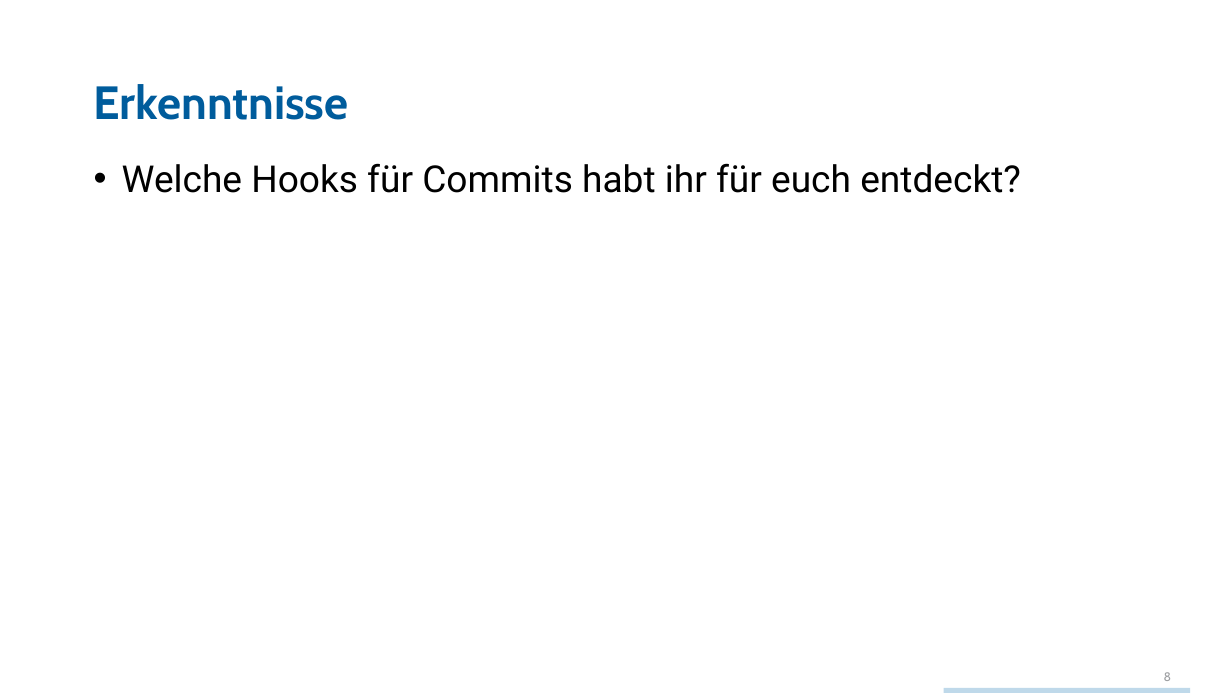
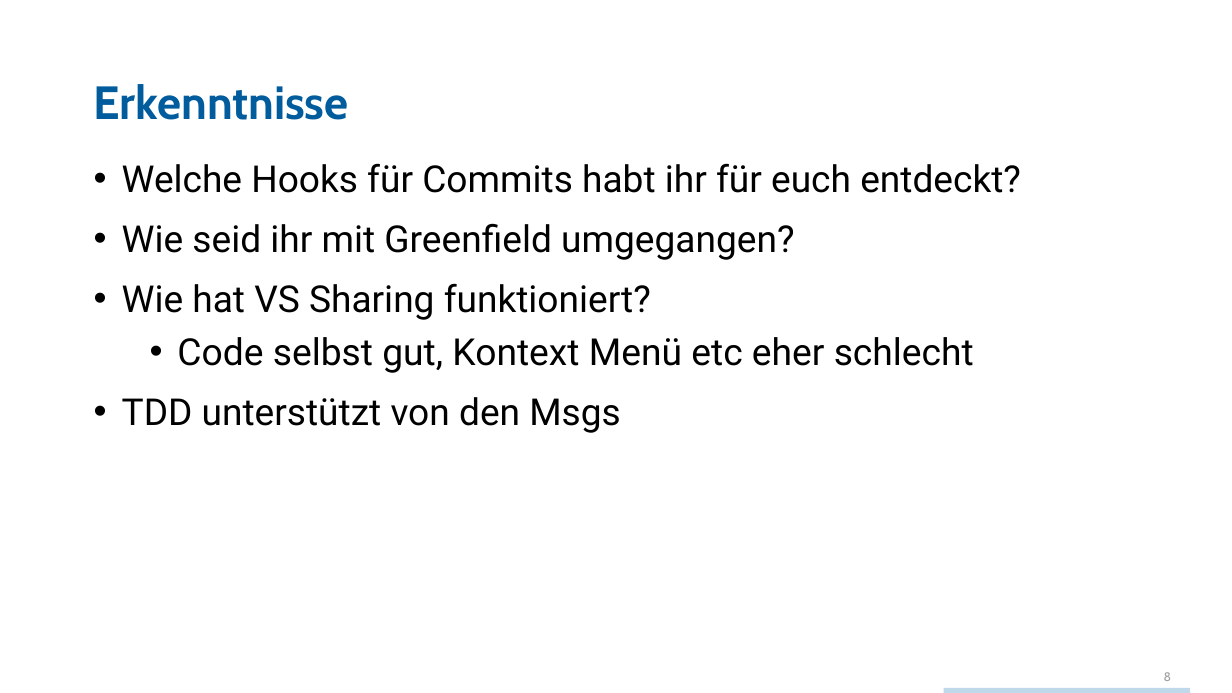
Before and after one commit to techtalk/CodingDojos, a slide deck: slide 8 of CommitMessages/CodingDojo_CommitMessages.pptx. Drawn at 1232x693 pixels with LibreOffice and Linux fonts; fonts in the diff are those of the drawing; background and template pictures are left out. Boxes give left, top, right and bottom in pixels: in the first picture for what was removed or moved away, otherwise in the second. Text is boxed around its words. In the diff, an @@ line names an element or a change of style, - is before the commit and + after.

Commit message:
update ppt, added pic of msgs

```diff
--- a/CommitMessages/CodingDojo_CommitMessages.pptx
+++ b/CommitMessages/CodingDojo_CommitMessages.pptx
@@ text at bbox=[122, 223, 974, 433]: paragraphs added @@
+• Wie seid ihr mit Greenfield umgegangen?
+• Wie hat VS Sharing funktioniert?
+  • Code selbst gut, Kontext Menü etc eher schlecht
+• TDD unterstützt von den Msgs
```
Also in this commit, not shown: 1 other slide changed, 1 other file.
